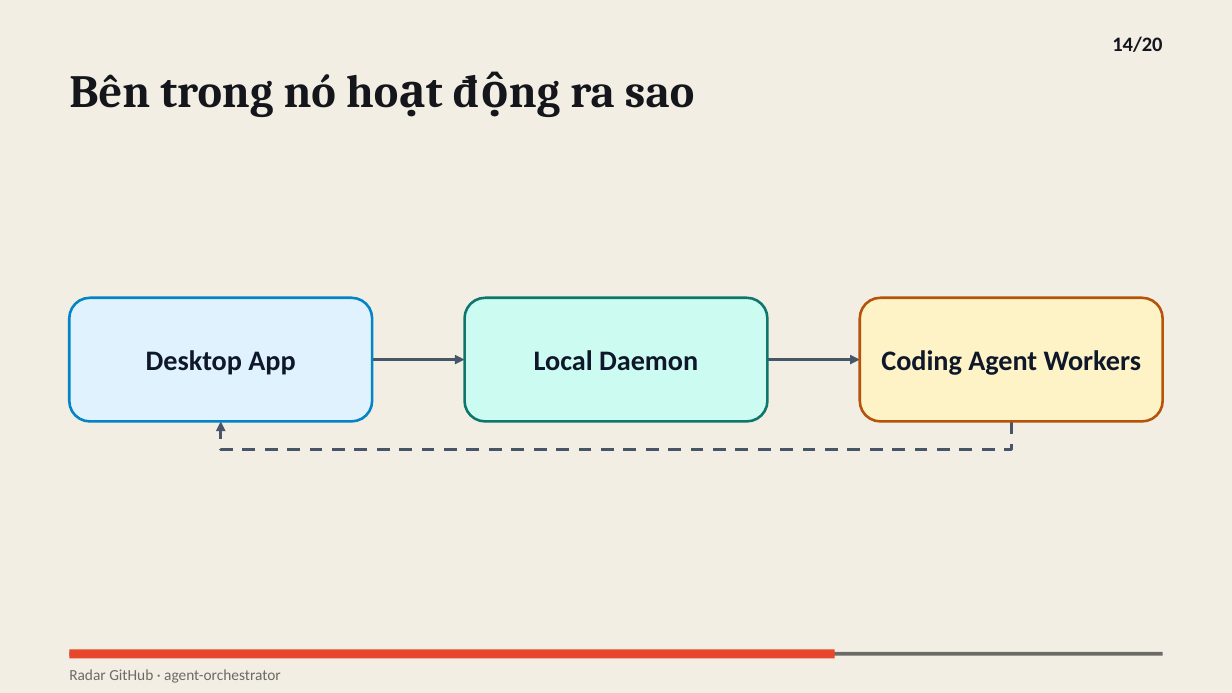
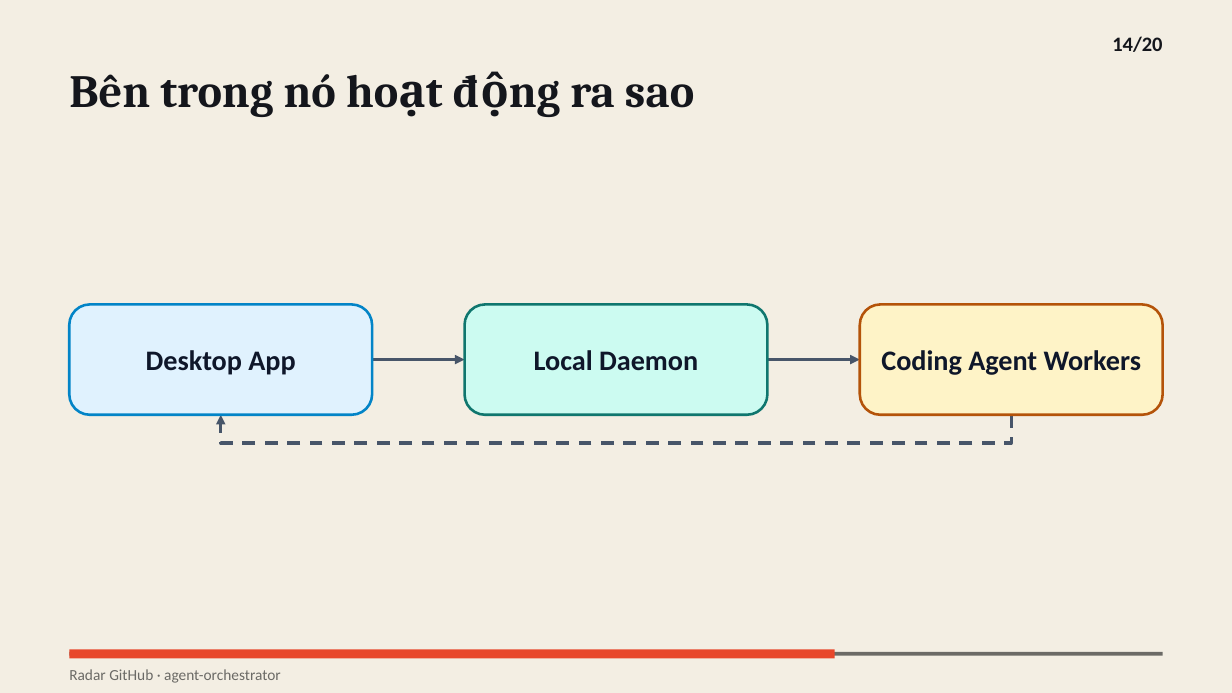
Before and after one commit to vohoailinh90/Github-radar, a slide deck: slide 14 of digests/2026-10-17-2/agent-orchestrator/slides-vi.pptx. Drawn at 1232x693 pixels with LibreOffice and Linux fonts; fonts in the diff are those of the drawing. Boxes give left, top, right and bottom in pixels: in the first picture for what was removed or moved away, otherwise in the second. Text is boxed around its words. In the diff, an @@ line names an element or a change of style, - is before the commit and + after.

```diff
--- a/digests/2026-10-17-2/agent-orchestrator/slides-vi.pptx
+++ b/digests/2026-10-17-2/agent-orchestrator/slides-vi.pptx
@@ rounded rectangle: place and size @@
-rounded rectangle at [69,298,372,421]
+rounded rectangle at [69,304,372,414]
@@ rounded rectangle: place and size @@
-rounded rectangle at [465,298,768,421]
+rounded rectangle at [465,304,768,414]
@@ proportions changed in 3 elements at [69,304,372,414], [465,304,768,414], [860,304,1164,414] @@
@@ rounded rectangle: place and size @@
-rounded rectangle at [860,298,1164,421]
+rounded rectangle at [860,304,1164,414]
@@ freeform shape: place and size @@
-freeform shape at [221,421,1012,450]
+freeform shape at [221,415,1012,444]
```
Also in this commit, not shown: 2 other files.
